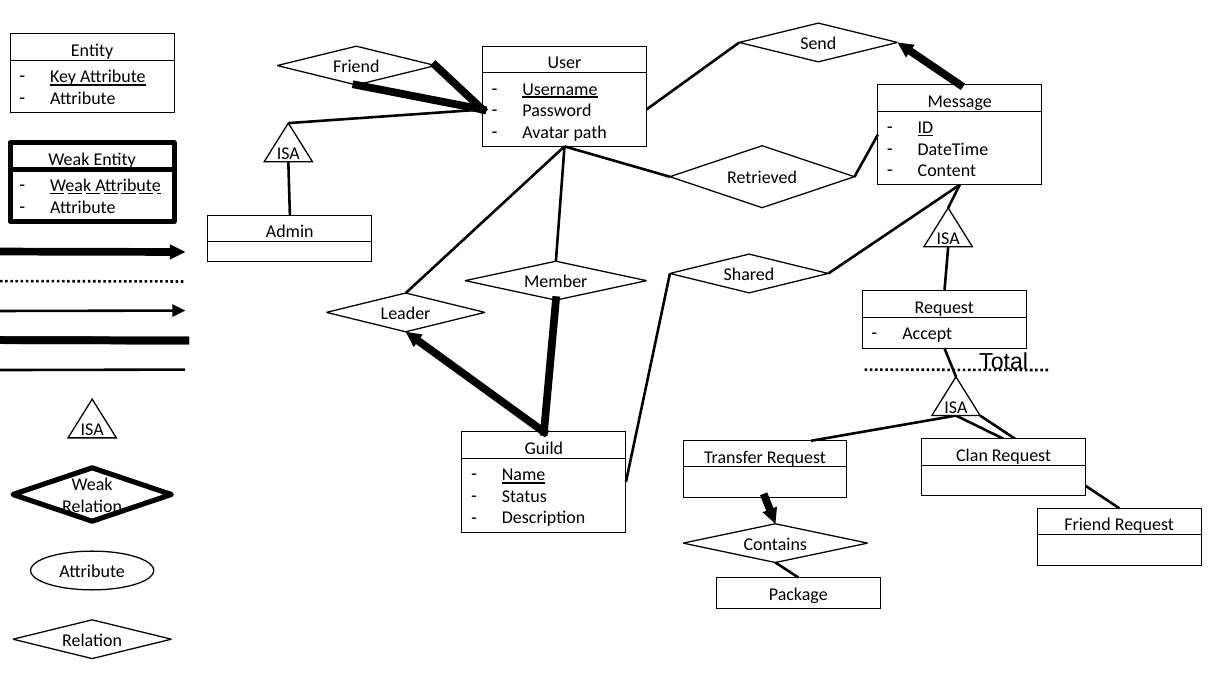
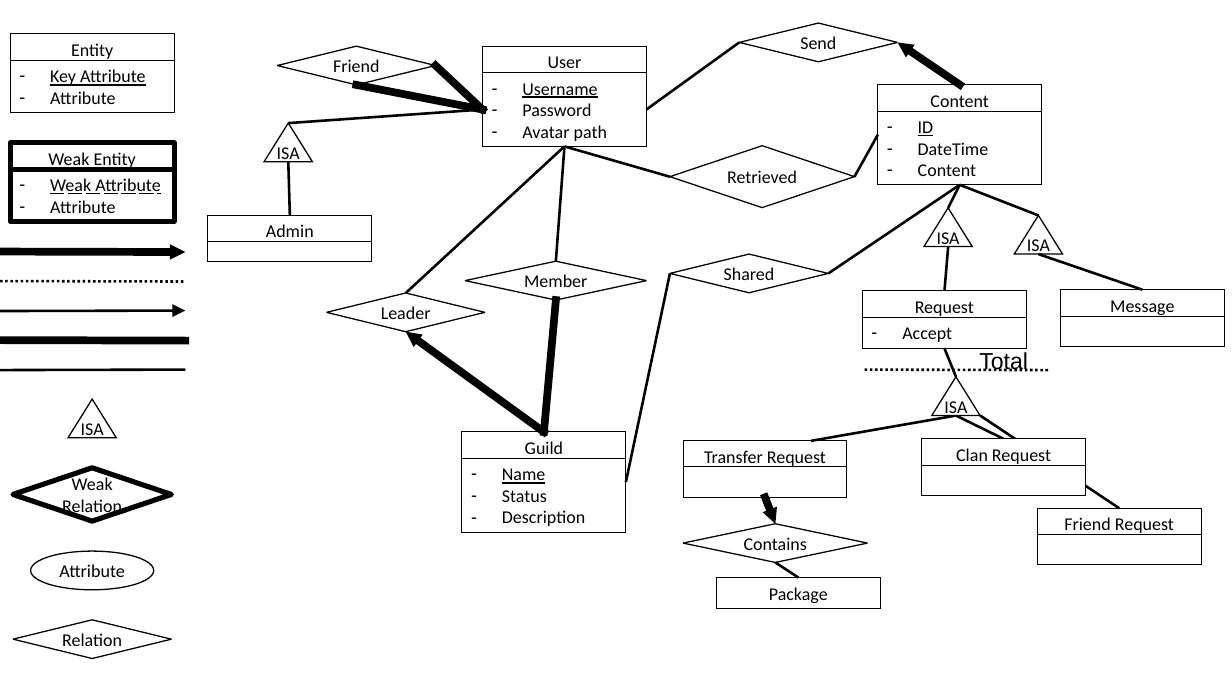
Before and after one commit to JeCheeseSmith/Clash-of-ppdb-s, a slide deck: slide 2 of documentation/include/ER-Diagram.pptx. Drawn at 1232x693 pixels with LibreOffice and Linux fonts; fonts in the diff are those of the drawing; background and template pictures are left out. Boxes give left, top, right and bottom in pixels: in the first picture for what was removed or moved away, otherwise in the second. Text is boxed around its words. In the diff, an @@ line names an element or a change of style, - is before the commit and + after.

Commit message:
Updated database; Added specilisation class Message, made base class Content

```diff
--- a/documentation/include/ER-Diagram.pptx
+++ b/documentation/include/ER-Diagram.pptx
@@ rectangle added at [878, 85, 1042, 116], fill #FFFFFF, outline #000000 0 pt, 14 pt, text #000000 @@
+Content
@@ line added from (960, 185) to (1039, 215), #000000 2 pt @@
@@ triangle added at [1015, 215, 1063, 254], fill #FFFFFF, outline #000000 1 pt, 14 pt, text #000000 @@
+ISA
@@ line added from (1039, 254) to (1142, 290), #000000 2 pt @@
@@ rectangle "Message": place and size @@
-rectangle "Message" at [878, 85, 1042, 116]
+rectangle "Message" at [1061, 290, 1225, 321]
@@ rectangle added at [1061, 316, 1225, 347], fill #FFFFFF, outline #000000 0 pt @@
```
Also in this commit, not shown: 3 other files.
